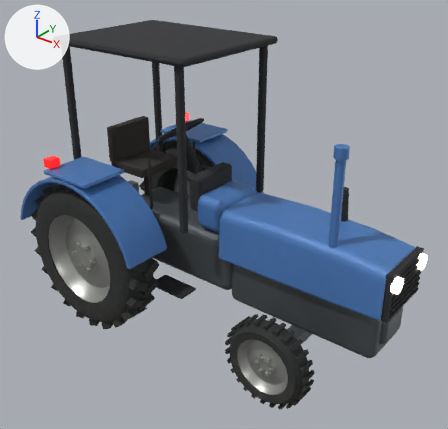
Renders of the glTF model assets/models/tractor_used.glb from each side of a commit.
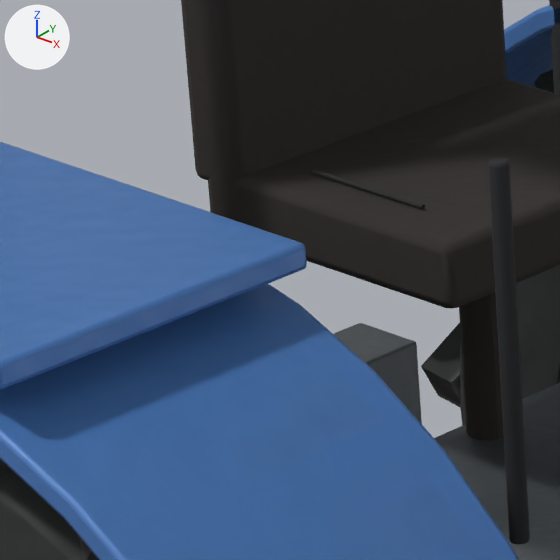
The first picture shows the older version from a 50 mm camera at (2.93, -3.65, 3.29) aimed at (0.05, -0.05, 1.06). The close-ups show the older and then the newer version on the part from 19% to 35% of the width and 32% to 49% of the height of that picture. Only the edits that show in the close-ups are written down. Every picture has the same lights, and +X, +Y and +Z are marked at upper left. Where no turn or scale is listed for an object, it has been applied to the vertices.

Objects in the first close-up: 'Castings', 'Dash', 'Hitch', 'Mudguards', 'Review tractor seat seam', 'Seat', 'Wheel2_Tyre', 'Wheel3_Tyre' and 1 more.
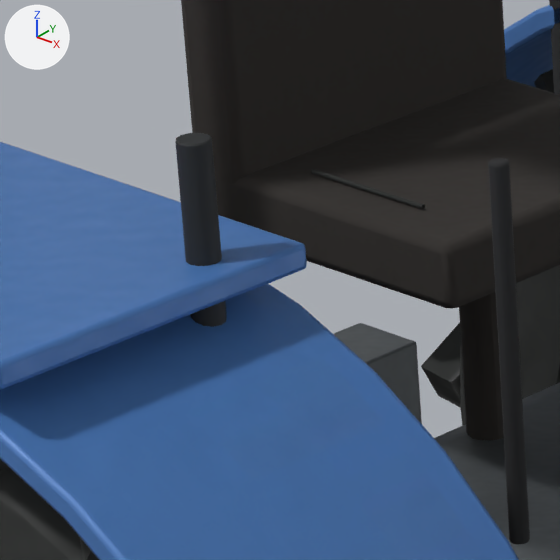
Location of each change, (x1, y1, x2, y2) in pixels of the close-ups (560 x 560 px):
'Clean entry hand grip', added (black): after (175, 133, 227, 327)

The change in detail:
Material 'Review_CleanBlack' (mat_review_cleanblack) is new.
Its base color is (0.023, 0.026, 0.028) (black #2a2d2f).
Its metallic is 0.12.
Its roughness is 0.7.
Mesh me_clean_entry_hand_grip is new.
It has 72 vertices, 140 faces and spans x -0.719..-0.681, y -0.589..-0.551, z 1.2..1.55.
It uses material mat_review_cleanblack (black #2a2d2f).
Object 'Clean entry hand grip' (ob_clean_entry_hand_grip) is new; it shows me_clean_entry_hand_grip.
Its location is (0.0, 0.0, 0.0).
